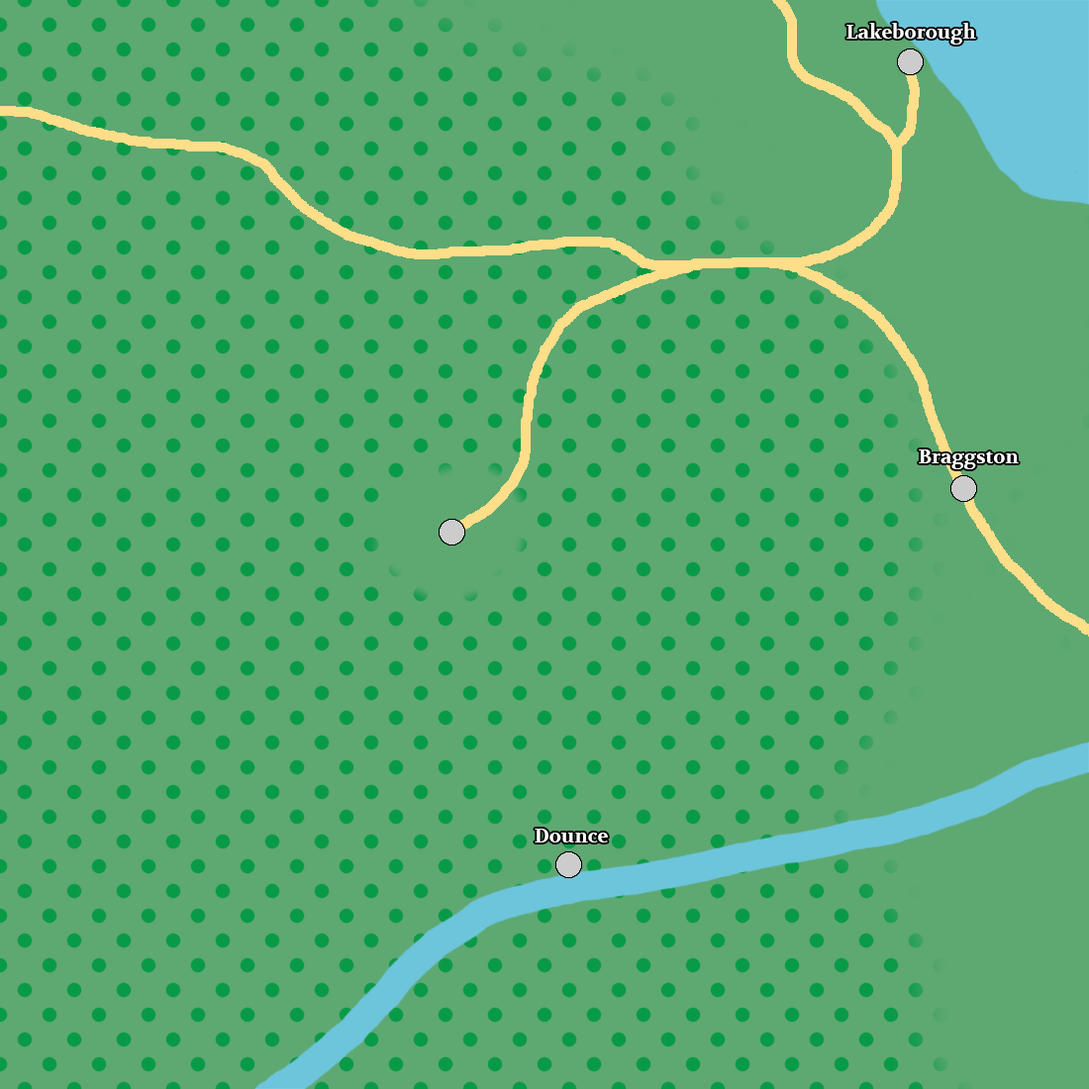
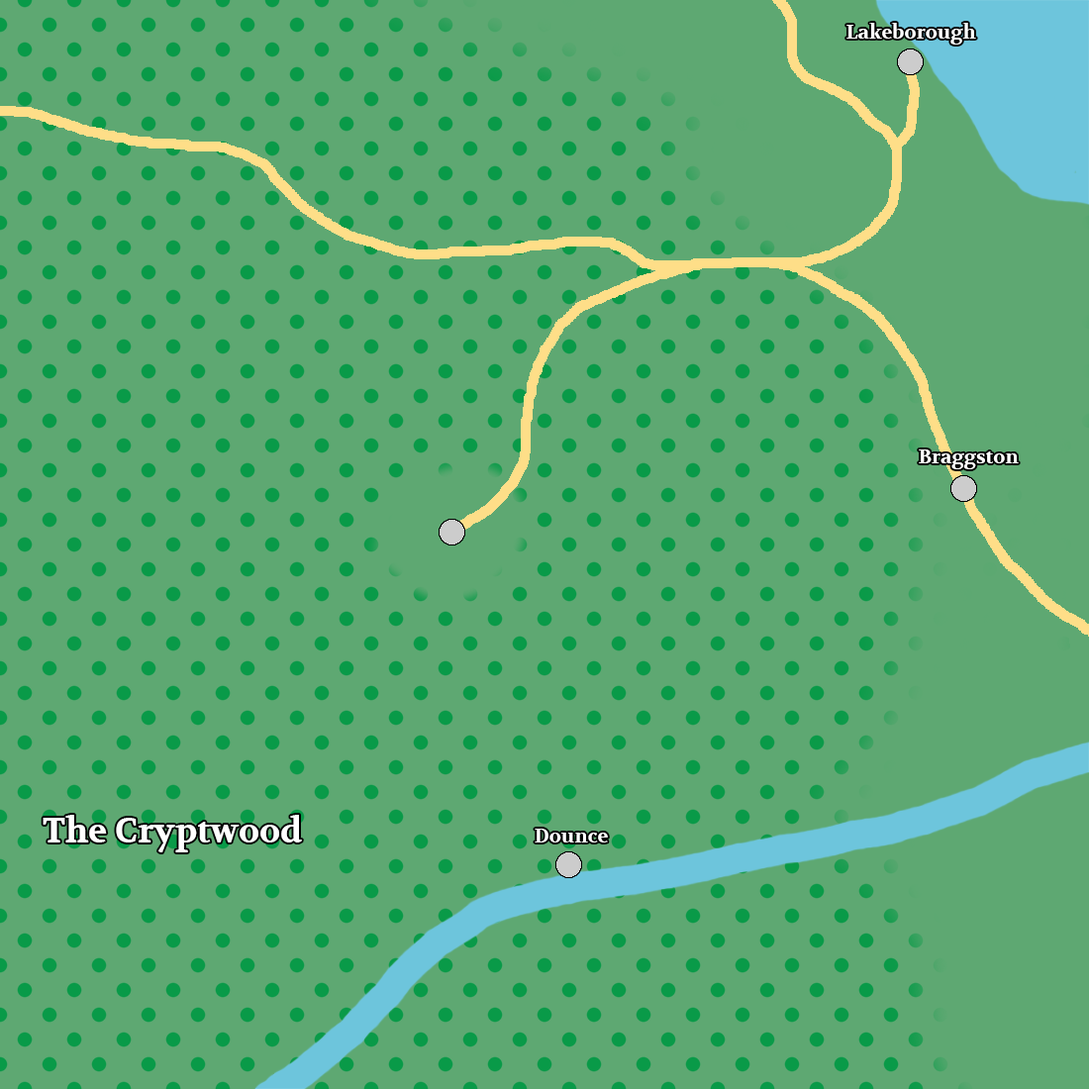
Comparing the layer stacks of the two 1089×1089 images. Changes:
added group "Forests" with 1 layers in group "Labels" over (42, 814, 302, 853)
added layer "The Cryptwood" in group "Forests" over (42, 814, 302, 853)
